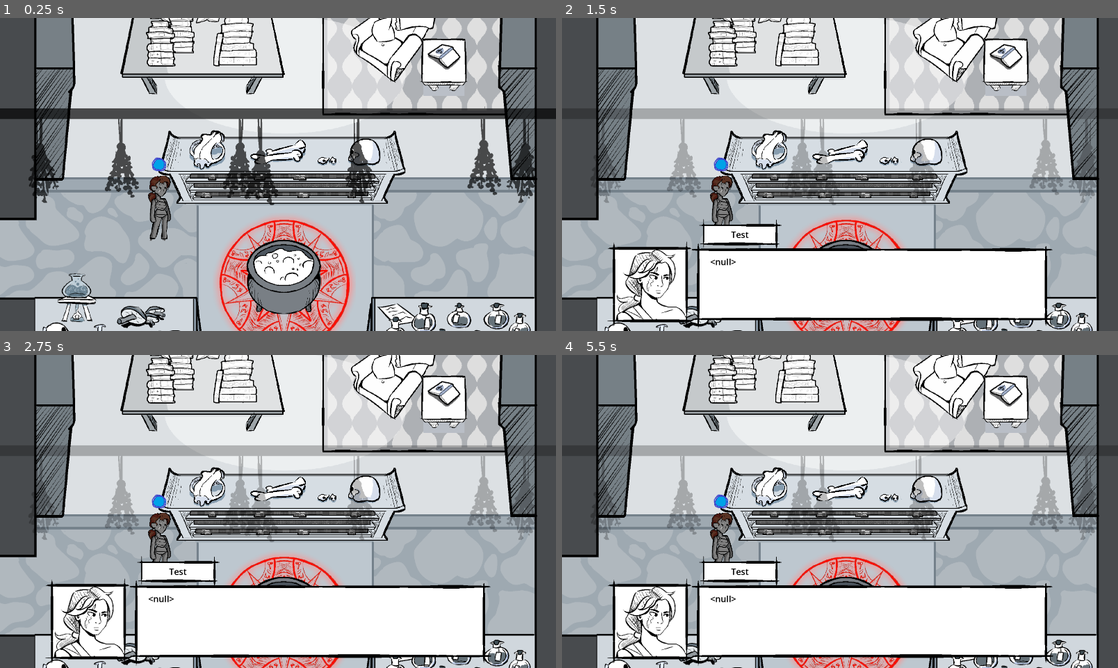
Above: before the commit, frames 1-4 (two rows, left to right).
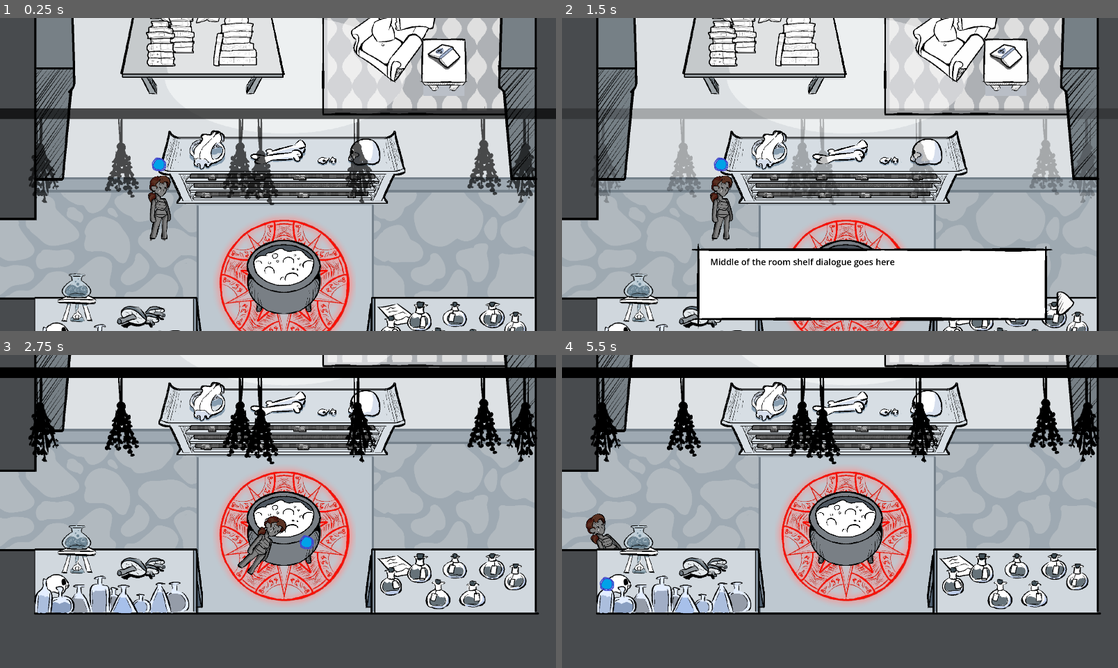
Above: after the commit, the same moments.

Repository: Jigamaree/Witchs-Orders
Game: Godot game, scene res://Scenes/Room_Study.tscn
The game is run twice, just before and just after one commit, with the same random seed, the same clock (stepped at 60 frames per second) and the same inputs. This scene is started directly instead of the project's main scene.
Inputs:
- Up to frame 1 (0.25 s): no input
- Up to frame 2 (1.5 s): tap Enter (ui_accept) at 0.5, 0.77, 1.25 s; hold Right (ui_right) 0.53-1.28 s; hold Down (ui_down) from 1.28 s (still down)
- Up to frame 3 (2.75 s): tap Enter (ui_accept) at 1.52 s; release Down (ui_down) at 2.03 s; hold Right (ui_right) from 2.03 s (still down)
- Up to frame 4 (5.5 s): release Right (ui_right) at 2.78 s; hold Up (ui_up) 2.78-3.53 s; tap Enter (ui_accept) at 3.02, 3.5, 3.77, 4.52 s; hold Left (ui_left) 3.53-5.03 s; hold Down (ui_down) from 5.03 s (still down)

The runs differ from the first frame. In frame 1, 1.1% of the frame differs, in the area x 68-96%, y 90-100%; in frame 2, 5.2%; in frame 3, 76%; in frame 4, 76%, in the area x 0-100%, y 0-100%.
Error before the commit: Invalid access to property or key '1' on a base object of type 'Dictionary'. (res://Scripts/DialogueSystem/_DialogueSystem.gd:196)

Commit message:
Study is now up to date with interactables.

Diff:
--- a/Scenes/Room_Study.tscn
+++ b/Scenes/Room_Study.tscn
@@ -4,6 +4,7 @@
 [ext_resource type="Texture2D" uid="uid://brgqxhsnqwu53" path="res://Assets/Backgrounds/StudyFinal.png" id="2_wifhm"]
 [ext_resource type="Texture2D" uid="uid://bfciskpeifapo" path="res://Assets/InScene Items/Study - Front Tables.png" id="3_qtfvp"]
 [ext_resource type="Texture2D" uid="uid://bfolvr6v7oaqo" path="res://Assets/InScene Items/Study - Side Shelves.png" id="3_utp08"]
+[ext_resource type="PackedScene" uid="uid://b7p2es7o1w6co" path="res://Scenes/AssetScenes/interactableObject.tscn" id="3_wmgh8"]
 [ext_resource type="Texture2D" uid="uid://fc343yan38a6" path="res://Assets/InScene Items/Study - Pentagram.png" id="4_av878"]
 [ext_resource type="Texture2D" uid="uid://ogvlagrq570d" path="res://Assets/InScene Items/Study - PlantGuide.png" id="5_uitw5"]
 [ext_resource type="Texture2D" uid="uid://d12gu5vw816n7" path="res://Assets/InScene Items/Study - Armchair.png" id="6_cn6pw"]
@@ -17,6 +18,18 @@
 [ext_resource type="PackedScene" uid="uid://cbuw6o5y7vsaw" path="res://Scenes/AssetScenes/dynamicInteractableObject.tscn" id="13_hjbv7"]
 [ext_resource type="Texture2D" uid="uid://bw40iueqiohll" path="res://Assets/InScene Items/Study - Hangings.png" id="16_wifhm"]
 
+[sub_resource type="RectangleShape2D" id="RectangleShape2D_cqxoo"]
+size = Vector2(351, 386)
+
+[sub_resource type="RectangleShape2D" id="RectangleShape2D_oishu"]
+size = Vector2(572, 217)
+
+[sub_resource type="RectangleShape2D" id="RectangleShape2D_v43ce"]
+size = Vector2(587, 209)
+
+[sub_resource type="RectangleShape2D" id="RectangleShape2D_d60j5"]
+size = Vector2(1102, 395)
+
 [sub_resource type="RectangleShape2D" id="RectangleShape2D_cn6pw"]
 size = Vector2(302, 306)
 
@@ -75,7 +88,46 @@
 size_flags_horizontal = 3
 texture = ExtResource("2_wifhm")
 
+[node name="Interactions" type="Node2D" parent="." unique_id=283355494]
+
+[node name="Ladder" parent="Interactions" unique_id=346532964 instance=ExtResource("3_wmgh8")]
+position = Vector2(297, -517)
+objectName = "Ladder"
+
+[node name="ObjectInteract" parent="Interactions/Ladder" index="0" unique_id=1854910098]
+position = Vector2(170.5, 180)
+shape = SubResource("RectangleShape2D_cqxoo")
+
+[node name="FrontTableLeft" parent="Interactions" unique_id=60748030 instance=ExtResource("3_wmgh8")]
+position = Vector2(184, 950)
+objectName = "FrontTableLeft"
+
+[node name="ObjectInteract" parent="Interactions/FrontTableLeft" index="0" unique_id=1854910098]
+position = Vector2(287, 104.5)
+shape = SubResource("RectangleShape2D_oishu")
+
+[node name="FrontTableRight" parent="Interactions" unique_id=1423853038 instance=ExtResource("3_wmgh8")]
+position = Vector2(1343, 951)
+objectName = "FrontTableRight"
+
+[node name="ObjectInteract" parent="Interactions/FrontTableRight" index="0" unique_id=1854910098]
+position = Vector2(264.5, 104.5)
+shape = SubResource("RectangleShape2D_v43ce")
+
+[node name="BackBoofshelf" parent="Interactions" unique_id=1815035144 instance=ExtResource("3_wmgh8")]
+position = Vector2(670, -515)
+objectName = "BackBoofshelf"
+
+[node name="ObjectInteract" parent="Interactions/BackBoofshelf" index="0" unique_id=1854910098]
+position = Vector2(551, 179.5)
+shape = SubResource("RectangleShape2D_d60j5")
+
 [node name="BasicRoomItems" type="Node2D" parent="." unique_id=1711800554]
+
+[node name="StudyBottles" type="Sprite2D" parent="BasicRoomItems" unique_id=1835232832]
+z_index = 2
+position = Vector2(1620, 1055)
+texture = ExtResource("10_hq7ly")
 
 [node name="StudySideShelves" type="Sprite2D" parent="BasicRoomItems" unique_id=1768071636]
 z_index = 2
@@ -96,9 +148,15 @@
 position = Vector2(1588, 114)
 texture = ExtResource("5_uitw5")
 
+[node name="StudyNote" type="Sprite2D" parent="BasicRoomItems" unique_id=760128525]
+z_index = 1
+position = Vector2(1431, 1003)
+texture = ExtResource("13_1jei2")
+
 [node name="DynamicRoomItems" type="Node2D" parent="." unique_id=1329898779]
 
-[node name="ArmchairObjectArea" parent="DynamicRoomItems" unique_id=346532964 instance=ExtResource("13_hjbv7")]
+[node name="ArmchairObjectArea" parent="DynamicRoomItems" unique_id=944527995 instance=ExtResource("13_hjbv7")]
+objectName = "Armchair"
 
 [node name="ObjectInteract" parent="DynamicRoomItems/ArmchairObjectArea" index="0" unique_id=1854910098]
 position = Vector2(1408.5, 37)
@@ -117,8 +175,10 @@
 shape = SubResource("RectangleShape2D_6xbyb")
 
 [node name="PlantGuideTable" parent="DynamicRoomItems" unique_id=1057097179 instance=ExtResource("13_hjbv7")]
+objectName = "PlantGuide"
 
 [node name="ObjectInteract" parent="DynamicRoomItems/PlantGuideTable" index="0" unique_id=1854910098]
+z_index = 1
 position = Vector2(1587, 141.5)
 shape = SubResource("RectangleShape2D_uitw5")
 
@@ -136,6 +196,7 @@
 
 [node name="Cauldron" parent="DynamicRoomItems" unique_id=552745865 instance=ExtResource("13_hjbv7")]
 position = Vector2(814, 763)
+objectName = "Cauldron"
 
 [node name="ObjectInteract" parent="DynamicRoomItems/Cauldron" index="0" unique_id=1854910098]
 position = Vector2(225.75, 119.25)
@@ -154,13 +215,14 @@
 shape = SubResource("RectangleShape2D_1jei2")
 
 [node name="BackTable" parent="DynamicRoomItems" unique_id=1167922570 instance=ExtResource("13_hjbv7")]
+position = Vector2(754, 72)
+objectName = "BackTable"
 
 [node name="ObjectInteract" parent="DynamicRoomItems/BackTable" index="0" unique_id=1854910098]
-position = Vector2(753.5, 74.5)
+position = Vector2(0, 0)
 shape = SubResource("RectangleShape2D_fggg6")
 
 [node name="Sprite2D" parent="DynamicRoomItems/BackTable" index="1" unique_id=1783952993]
-position = Vector2(754, 72)
 texture = ExtResource("9_0ibxn")
 
 [node name="StaticBody2D" parent="DynamicRoomItems/BackTable" index="2" unique_id=1731382922]
@@ -168,32 +230,24 @@
 
 [node name="Collision" parent="DynamicRoomItems/BackTable/StaticBody2D" index="0" unique_id=2126398544]
 visible = true
-position = Vector2(756, 39.5)
 shape = SubResource("RectangleShape2D_hq7ly")
 
-[node name="BottlesToSort" parent="DynamicRoomItems" unique_id=1441205726 instance=ExtResource("13_hjbv7")]
-position = Vector2(738, 416)
-
-[node name="Sprite2D" parent="DynamicRoomItems/BottlesToSort" index="1" unique_id=1783952993]
-z_index = 2
-position = Vector2(897, 643)
-texture = ExtResource("10_hq7ly")
-
-[node name="MiddleShelf" parent="DynamicRoomItems" unique_id=1545558214 instance=ExtResource("13_hjbv7")]
+[node name="MiddleRoomShelf" parent="DynamicRoomItems" unique_id=1545558214 instance=ExtResource("13_hjbv7")]
 position = Vector2(729, 481)
-
-[node name="ObjectInteract" parent="DynamicRoomItems/MiddleShelf" index="0" unique_id=1854910098]
+objectName = "MiddleRoomShelf"
+
+[node name="ObjectInteract" parent="DynamicRoomItems/MiddleRoomShelf" index="0" unique_id=1854910098]
 position = Vector2(303.5, 13.5)
 shape = SubResource("RectangleShape2D_utp08")
 
-[node name="Sprite2D" parent="DynamicRoomItems/MiddleShelf" index="1" unique_id=1783952993]
+[node name="Sprite2D" parent="DynamicRoomItems/MiddleRoomShelf" index="1" unique_id=1783952993]
 position = Vector2(300, 9)
 texture = ExtResource("12_1jei2")
 
-[node name="StaticBody2D" parent="DynamicRoomItems/MiddleShelf" index="2" unique_id=1731382922]
-visible = true
-
-[node name="Collision" parent="DynamicRoomItems/MiddleShelf/StaticBody2D" index="0" unique_id=2126398544]
+[node name="StaticBody2D" parent="DynamicRoomItems/MiddleRoomShelf" index="2" unique_id=1731382922]
+visible = true
+
+[node name="Collision" parent="DynamicRoomItems/MiddleRoomShelf/StaticBody2D" index="0" unique_id=2126398544]
 visible = true
 position = Vector2(301, 39)
 shape = SubResource("RectangleShape2D_wifhm")
@@ -265,11 +319,6 @@
 [node name="CollisionPolygon2D" type="CollisionPolygon2D" parent="RoomBoundary" unique_id=1587405041]
 build_mode = 1
 polygon = PackedVector2Array(174, -292, 1904, -299, 1907, 1170, 171, 1169, 174, 945, 19, 947, 19, 672, 184, 672)
-
-[node name="StudyNote" type="Sprite2D" parent="." unique_id=760128525]
-z_index = 1
-position = Vector2(1431, 1003)
-texture = ExtResource("13_1jei2")
 
 [node name="Overhang" type="Node2D" parent="." unique_id=288325251]
 position = Vector2(1002, 629)
@@ -302,10 +351,13 @@
 [connection signal="area_entered" from="Overhang/StudyHangings/Area2D" to="." method="_on_hanging_area_entered"]
 [connection signal="area_exited" from="Overhang/StudyHangings/Area2D" to="." method="_on_hanging_area_exited"]
 
+[editable path="Interactions/Ladder"]
+[editable path="Interactions/FrontTableLeft"]
+[editable path="Interactions/FrontTableRight"]
+[editable path="Interactions/BackBoofshelf"]
 [editable path="DynamicRoomItems/ArmchairObjectArea"]
 [editable path="DynamicRoomItems/PlantGuideTable"]
 [editable path="DynamicRoomItems/Cauldron"]
 [editable path="DynamicRoomItems/BackTable"]
-[editable path="DynamicRoomItems/BottlesToSort"]
-[editable path="DynamicRoomItems/MiddleShelf"]
+[editable path="DynamicRoomItems/MiddleRoomShelf"]
 [editable path="Doors/LoungeDoor_Area"]
--- /dev/null
+++ b/Scripts/DialogueSystem/scripts_study.gd
@@ -0,0 +1,33 @@
+extends Node
+
+class_name studyConvos
+
+static var Convos_Dict = {
+	"Armchair": {
+				1: { "speaker": "", "dialogue": "Armchair dialogue goes here", "end": true }
+		},
+	"PlantGuide": {
+				1: { "speaker": "", "dialogue": "Plant Guide dialogue goes here", "end": true }
+		},
+	"Cauldron": {
+				1: { "speaker": "", "dialogue": "Cauldron dialogue goes here", "end": true }
+		},
+	"BackTable": {
+				1: { "speaker": "", "dialogue": "Back Table dialogue goes here", "end": true }
+		},
+	"MiddleRoomShelf": {
+				1: { "speaker": "", "dialogue": "Middle of the room shelf dialogue goes here", "end": true }
+		},
+	"Ladder": {
+				1: { "speaker": "", "dialogue": "Ladder dialogue goes here", "end": true }
+		},
+	"FrontTableLeft": {
+				1: { "speaker": "", "dialogue": "Table with random shit dialogue goes here", "end": true }
+		},
+	"FrontTableRight": {
+				1: { "speaker": "", "dialogue": "Bottle table dialogue goes here", "end": true }
+		},
+	"BackBoofshelf": {
+				1: { "speaker": "", "dialogue": "General back bookshelf dialogue goes here", "end": true }
+		},
+}
--- a/Scripts/RoomScripts/room_study.gd
+++ b/Scripts/RoomScripts/room_study.gd
@@ -22,6 +22,7 @@
 	if NavMan.last_scene == GlobalVariables.roomsInHouse.SLEEPYROOM:
 		camera.global_position.y = lower_left_marker.global_position.y
 	super._ready()
+	dialogueDictionary = studyConvos.Convos_Dict
 
 func _process(_delta: float) -> void:
 	#placement of camera
Not shown, added: Scripts/DialogueSystem/scripts_study.gd.uid
